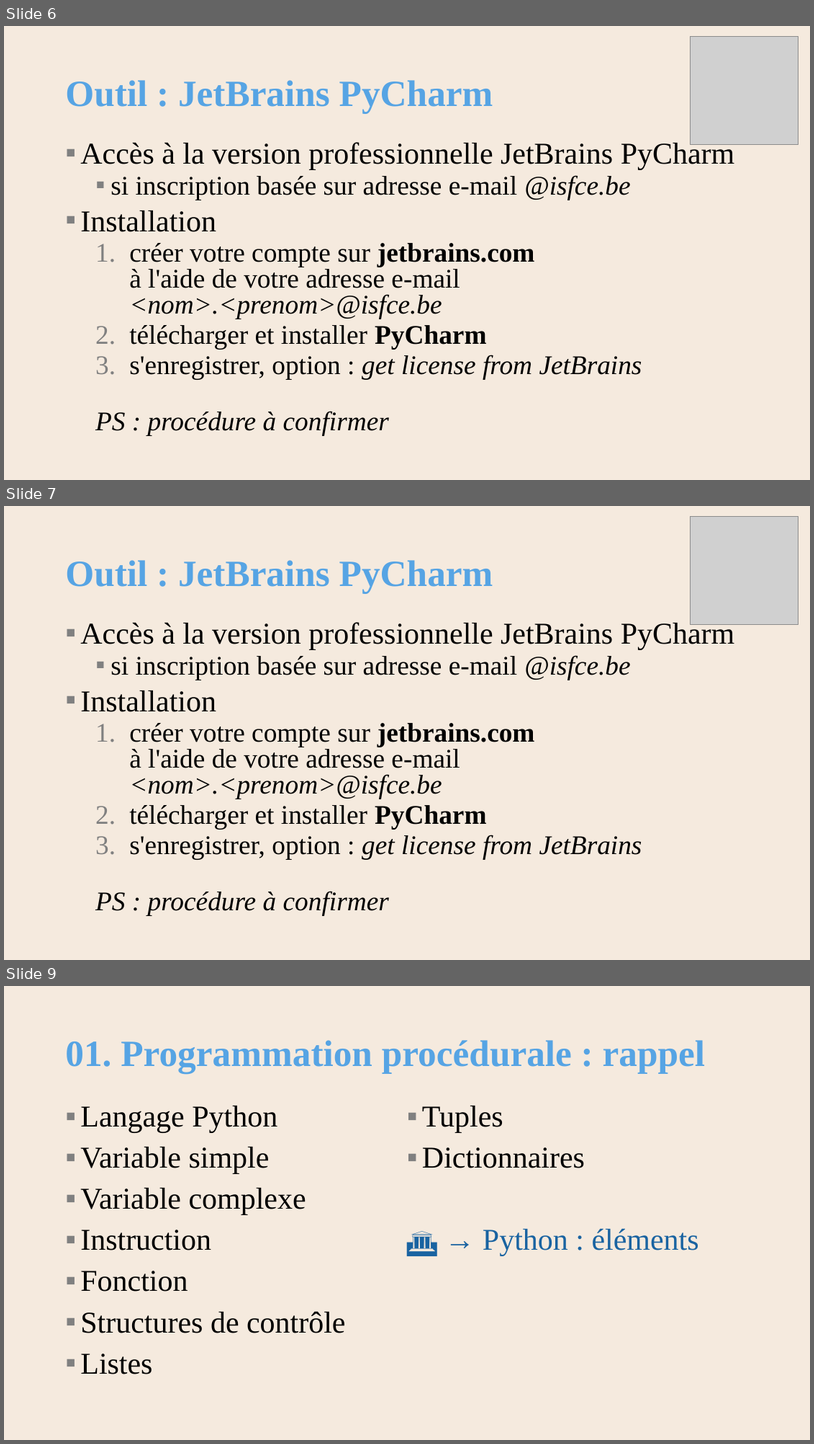
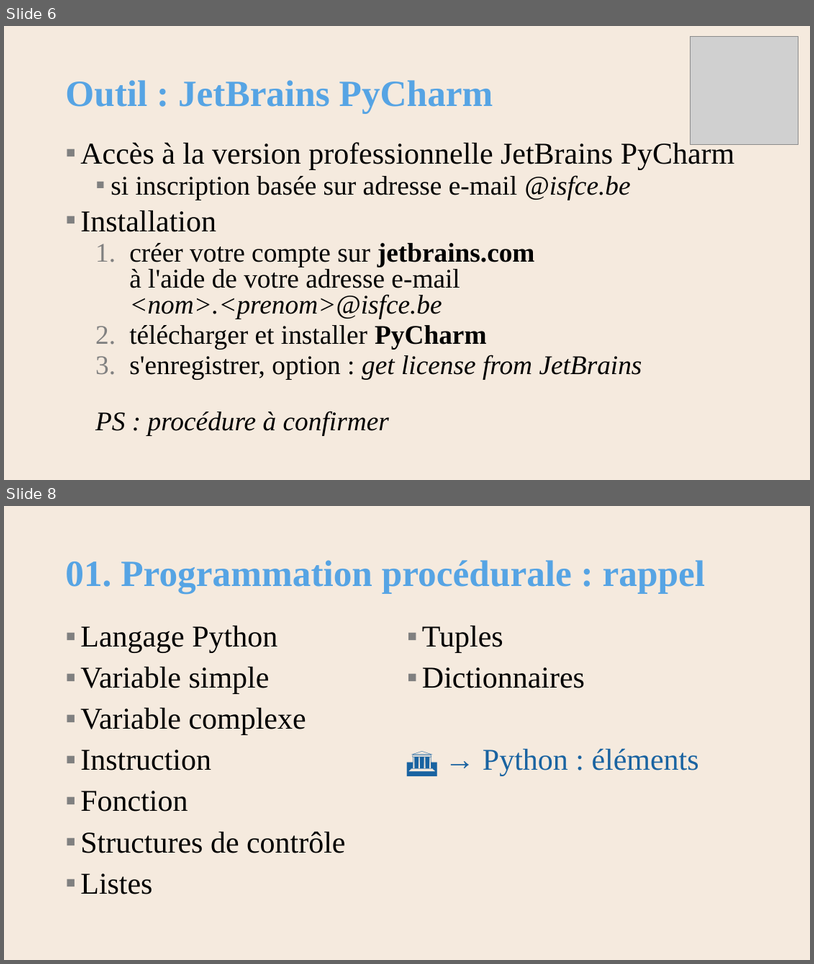
Before and after one commit to AlainWafflard/4IPO3, a slide deck: syllabus/main.pptx. Shown one above the other, each under a label of ours: slides 6, 7 and 9 before the commit, slides 6 and 8 after it; the slides between them are not shown. The pictures are 814x1444 and 814x964 pixels, drawn with LibreOffice and Linux fonts; fonts in the diff are those of the drawing; grey boxes stand for pictures; background and template pictures are left out. Boxes give left, top, right and bottom in pixels: in the first picture for what was removed or moved away, otherwise in the second. Text is boxed around its words. In the diff, an @@ line names an element or a change of style, - is before the commit and + after.

```diff
--- a/syllabus/main.pptx
+++ b/syllabus/main.pptx
@@ slide 7 removed at <box>4,506,810,960</box>, background #F5EADE @@
@@ picture removed at <box>691,516,799,625</box> @@
@@ title removed at <box>65,560,494,593</box> @@
-Outil : JetBrains PyCharm
@@ text removed at <box>80,620,736,916</box> @@
-▪ Accès à la version professionnelle JetBrains PyCharm
-  ▪ si inscription basée sur adresse e-mail @isfce.be
-▪ Installation
-  1. créer votre compte sur jetbrains.com
-     à l'aide de votre adresse e-mail <nom>.<prenom>@isfce.be
-  2. télécharger et installer PyCharm
-  3. s'enregistrer, option : get license from JetBrains
-  PS : procédure à confirmer
@@ what was slide 9 is now slide 8 @@
```
Also in this commit, not shown: 5 slides changed, 1 other file.
